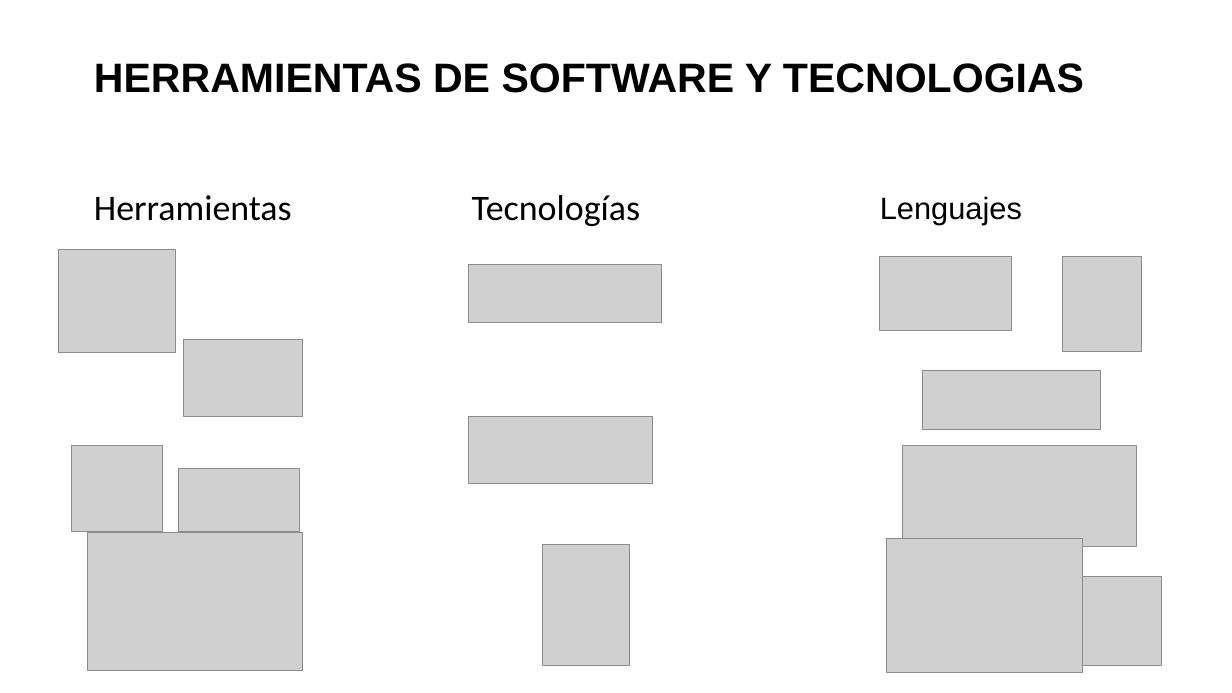
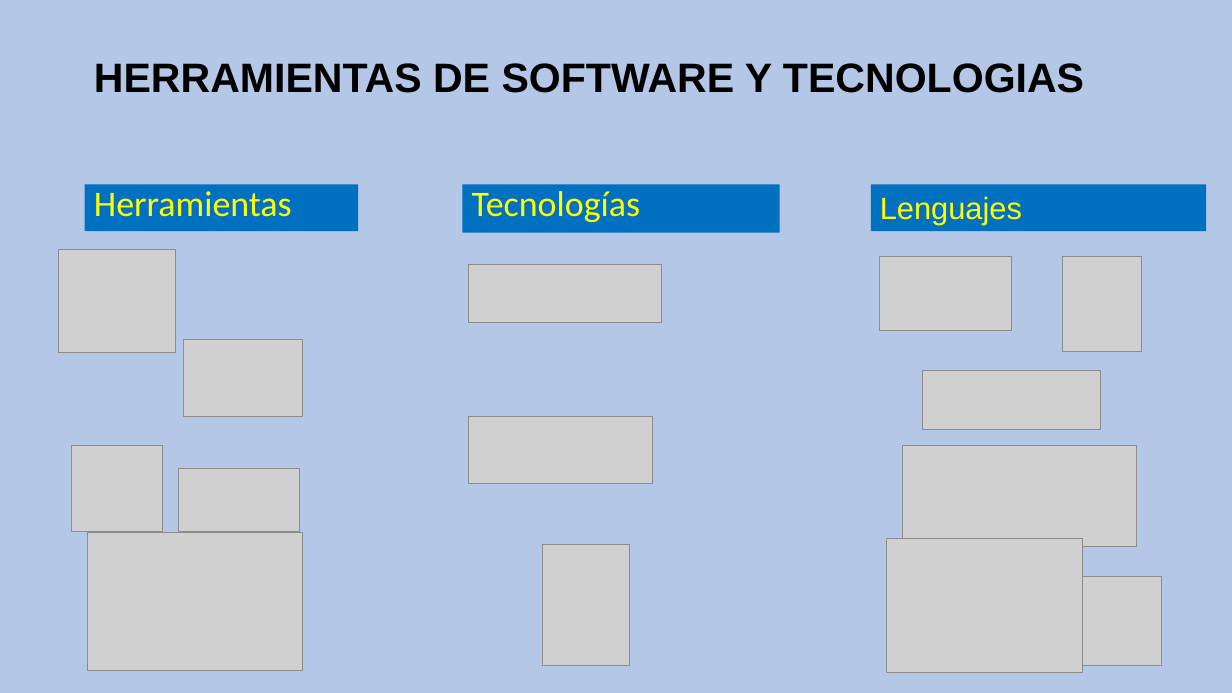
Before and after one commit to CesarFlick/shule-server-repositorio, a slide deck: slide 3 of INSTITUTO POLITÉCNICO NACIONAL.pptx. Drawn at 1232x693 pixels with LibreOffice and Linux fonts; fonts in the diff are those of the drawing; grey boxes stand for pictures. Boxes give left, top, right and bottom in pixels: in the first picture for what was removed or moved away, otherwise in the second. Text is boxed around its words. In the diff, an @@ line names an element or a change of style, - is before the commit and + after.

```diff
--- a/INSTITUTO POLITÉCNICO NACIONAL.pptx
+++ b/INSTITUTO POLITÉCNICO NACIONAL.pptx
@@ background #FFFFFF to #B4C7E7 @@
@@ text "Herramientas" at <box>85,185,359,231</box>: text colour #000000 to #FFFF00; line spacing 0.9 to 0.8; fill none to #0070C0 @@
@@ text "Herramientas": place and size @@
-text "Herramientas" at <box>94,195,292,221</box>
+text "Herramientas" at <box>85,185,359,231</box>
@@ text "Tecnologías": place and size @@
-text "Tecnologías" at <box>472,195,641,226</box>
+text "Tecnologías" at <box>462,185,779,233</box>
@@ text "Tecnologías" at <box>462,185,779,233</box>: text colour #000000 to #FFFF00; line spacing 0.9 to 0.8; fill none to #0070C0 @@
@@ rectangle "Lenguajes": place and size @@
-rectangle "Lenguajes" at <box>880,196,1022,225</box>
+rectangle "Lenguajes" at <box>871,185,1206,231</box>
@@ rectangle "Lenguajes" at <box>871,185,1206,231</box>: text colour #000000 to #FFFF00; fill none to #0070C0 @@
```
Also in this commit, not shown: 11 other slides changed, 1 slide added, 1 slide removed, 21 other files.
